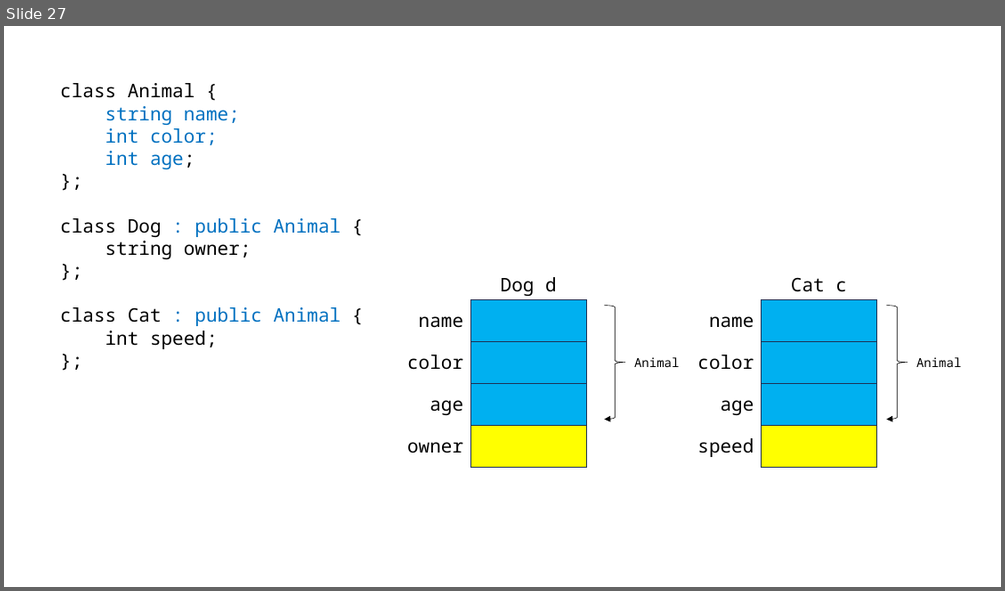
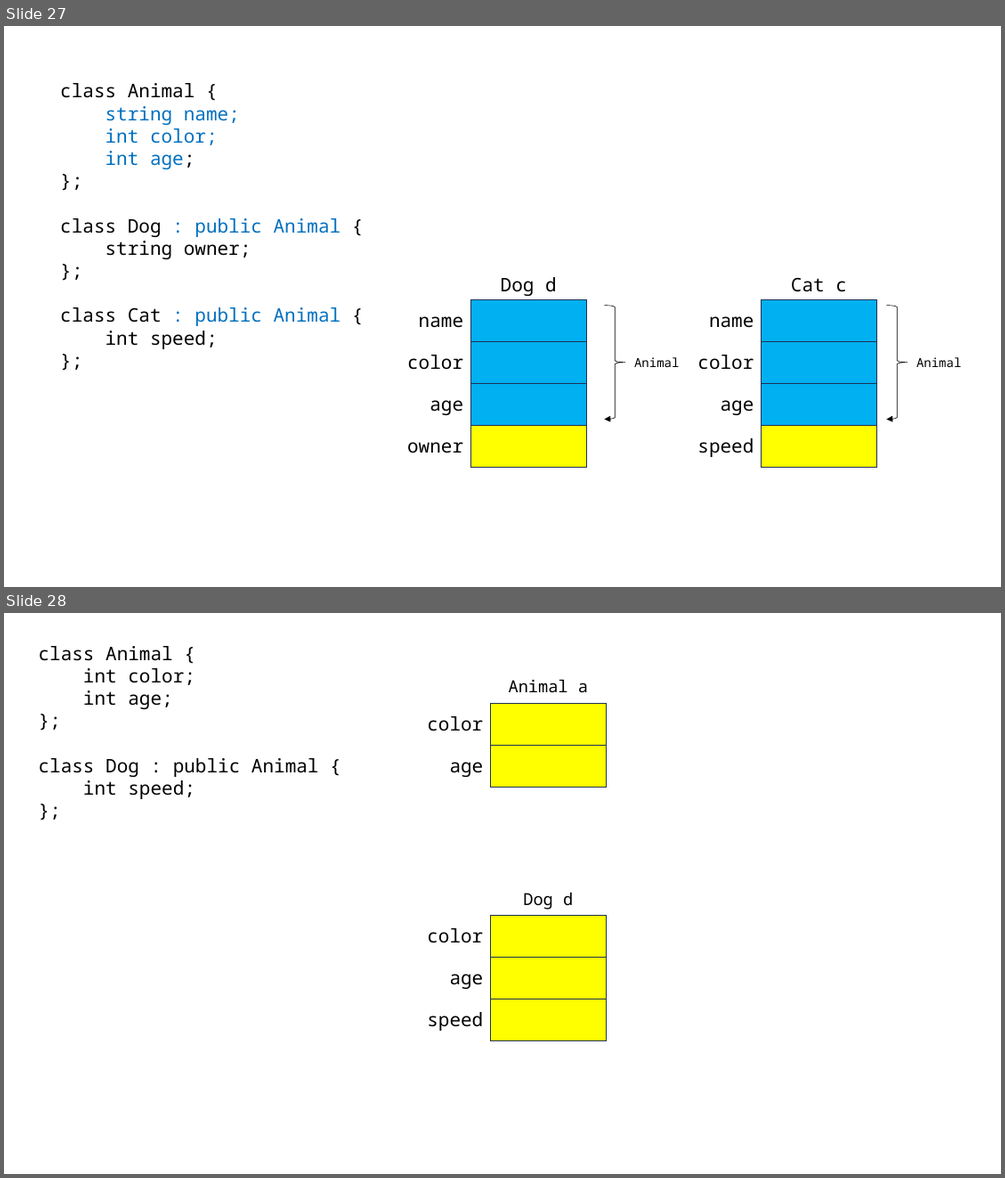
Before and after one commit to loopinf/cpp_230619, a slide deck: 230619.pptx. Shown one above the other, each under a label of ours: slide 27 before the commit, slides 27 and 28 after it. The pictures are 1005x591 and 1005x1178 pixels, drawn with LibreOffice and Linux fonts; fonts in the diff are those of the drawing. Boxes give left, top, right and bottom in pixels: in the first picture for what was removed or moved away, otherwise in the second. Text is boxed around its words. In the diff, an @@ line names an element or a change of style, - is before the commit and + after.

```diff
--- a/230619.pptx
+++ b/230619.pptx
@@ slide 28 added at (4, 613, 1001, 1174), background #FFFFFF @@
@@ text added at (39, 646, 319, 799), 18 pt, text #000000 @@
+class Animal {
+int color;
+int age;
+};
+class Dog : public Animal {
+int speed;
+};
@@ text added at (509, 679, 588, 692), 16 pt, text #000000 @@
+Animal a
@@ text added at (427, 716, 483, 731), 18 pt, text #000000 @@
+color
@@ rectangle added at (491, 703, 607, 745), fill #FFFF00, outline #1E3256 1 pt @@
@@ rectangle added at (491, 745, 607, 787), fill #FFFF00, outline #1E3256 1 pt @@
@@ text added at (450, 762, 484, 777), 18 pt, text #000000 @@
+age
@@ text added at (523, 892, 573, 909), 16 pt, text #000000 @@
+Dog d
@@ text added at (427, 928, 483, 943), 18 pt, text #000000 @@
+color
@@ rectangle added at (491, 915, 607, 957), fill #FFFF00, outline #1E3256 1 pt @@
@@ rectangle added at (491, 957, 607, 999), fill #FFFF00, outline #1E3256 1 pt @@
@@ text added at (450, 973, 484, 989), 18 pt, text #000000 @@
+age
@@ text added at (427, 1012, 483, 1030), 18 pt, text #000000 @@
+speed
@@ rectangle added at (491, 999, 607, 1041), fill #FFFF00, outline #1E3256 1 pt @@
```
Also in this commit, not shown: 7 other slides added, 1 slide removed, 1 other file.
